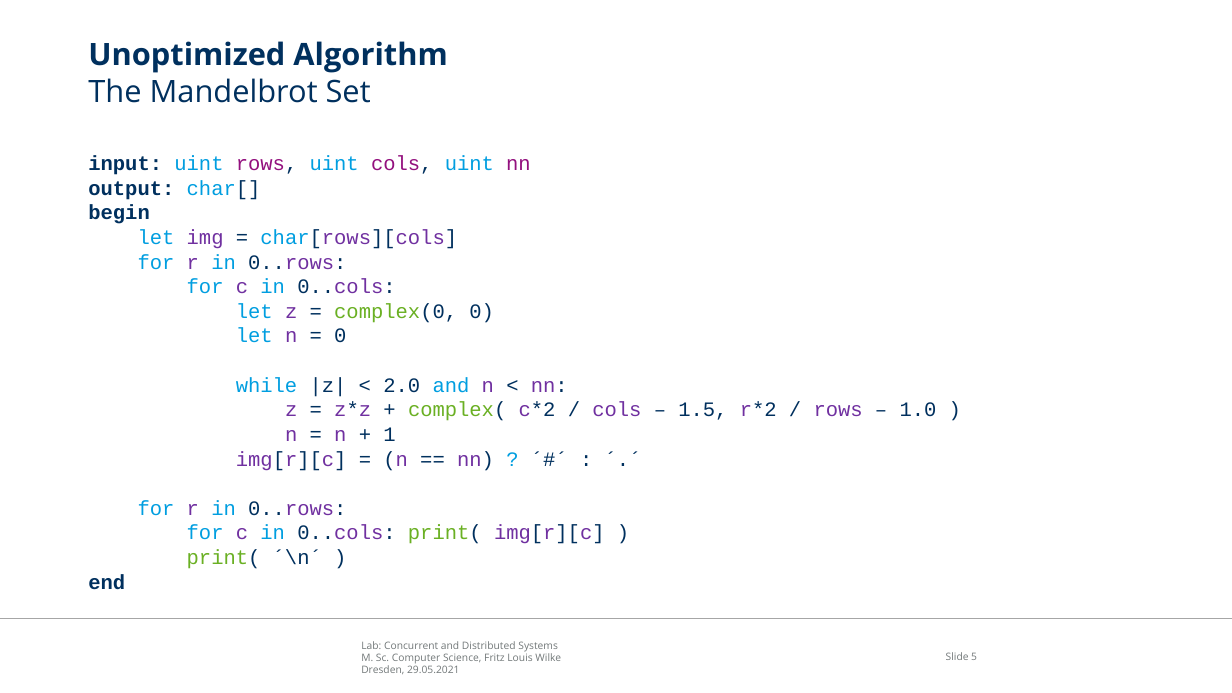
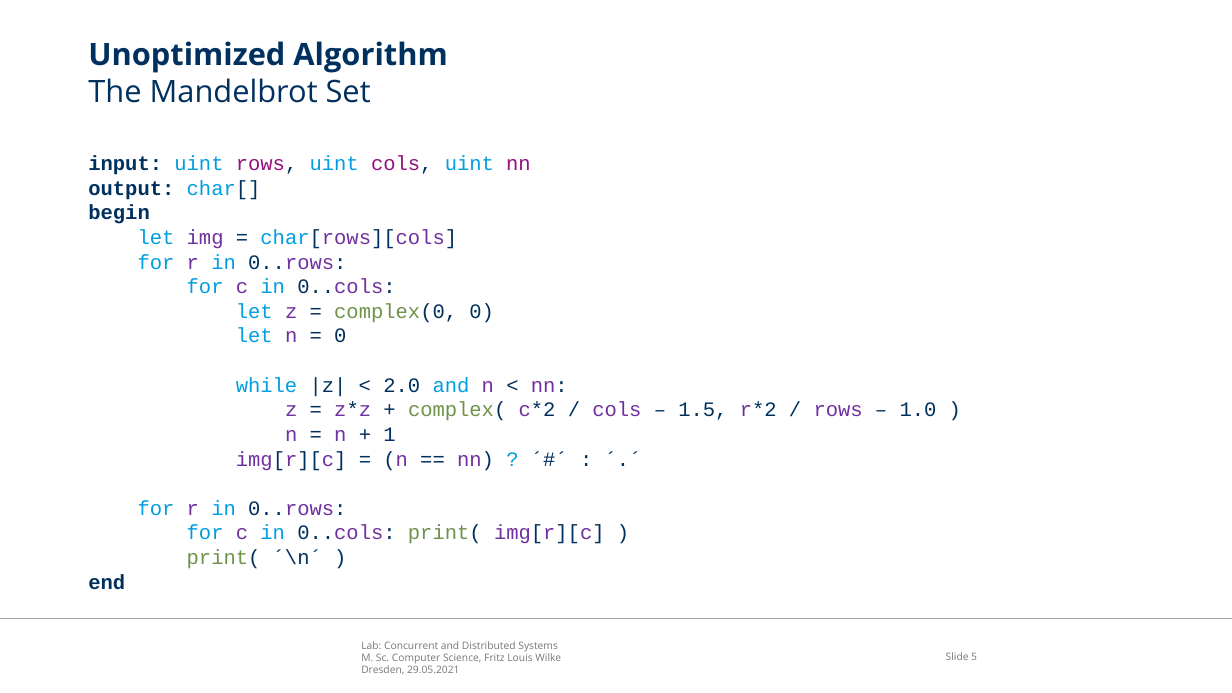
Before and after one commit to SoulKa/cds-s-2021, a slide deck: slide 5 of report/colloquium.pptx. Drawn at 1232x693 pixels with LibreOffice and Linux fonts; fonts in the diff are those of the drawing; background and template pictures are left out. Boxes give left, top, right and bottom in pixels: in the first picture for what was removed or moved away, otherwise in the second. Text is boxed around its words. In the diff, an @@ line names an element or a change of style, - is before the commit and + after.

```diff
--- a/report/colloquium.pptx
+++ b/report/colloquium.pptx
@@ text at (187,303,937,569): text colour #6AB023 to #6F924B in "complex(0,", "complex(", "print(", "print(" @@
```
Also in this commit, not shown: 1 other slide changed, 3 slides added, 1 slide removed, 1 other file.
